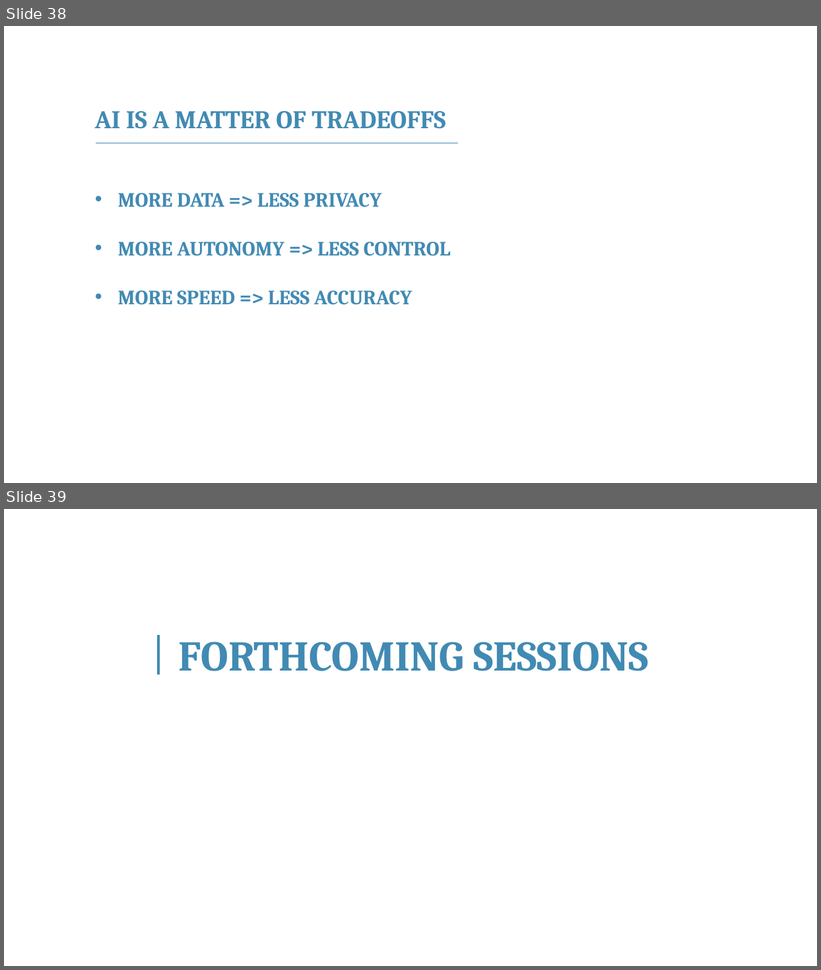
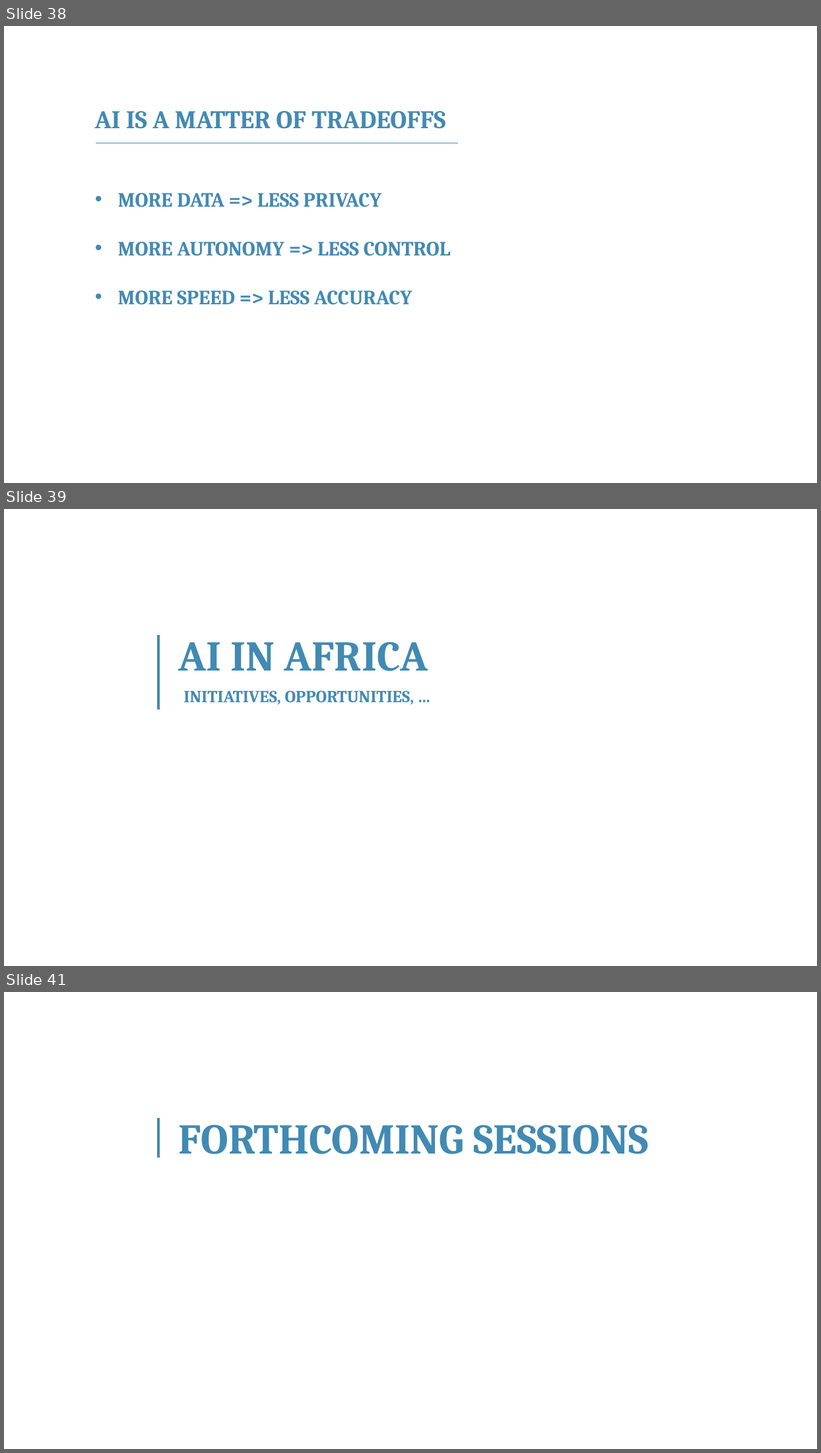
Before and after one commit to franckalbinet/itu-eaco-zanzibar-12-2018, a slide deck: presentations/session-4-intro-to-ai.pptx. Shown one above the other, each under a label of ours: slides 38 and 39 before the commit, slides 38, 39 and 41 after it; the slides between them are not shown. The pictures are 821x970 and 821x1453 pixels, drawn with LibreOffice and Linux fonts; fonts in the diff are those of the drawing; background and template pictures are left out. Boxes give left, top, right and bottom in pixels: in the first picture for what was removed or moved away, otherwise in the second. Text is boxed around its words. In the diff, an @@ line names an element or a change of style, - is before the commit and + after.

Commit message:
AI africa slides

```diff
--- a/presentations/session-4-intro-to-ai.pptx
+++ b/presentations/session-4-intro-to-ai.pptx
@@ slide 39 added at (4, 509, 817, 966), background #FFFFFF @@
@@ line added from (158, 634) to (158, 709), #418AB3 3 pt @@
@@ text added at (179, 642, 428, 671), 50 pt, text #418AB3, bold @@
+AI IN AFRICA
@@ text added at (184, 691, 415, 705), 20 pt, text #418AB3, bold @@
+INITIATIVES, OPPORTUNITIES, …
@@ what was slide 39 is now slide 41 @@
```
Also in this commit, not shown: 1 other slide added.
